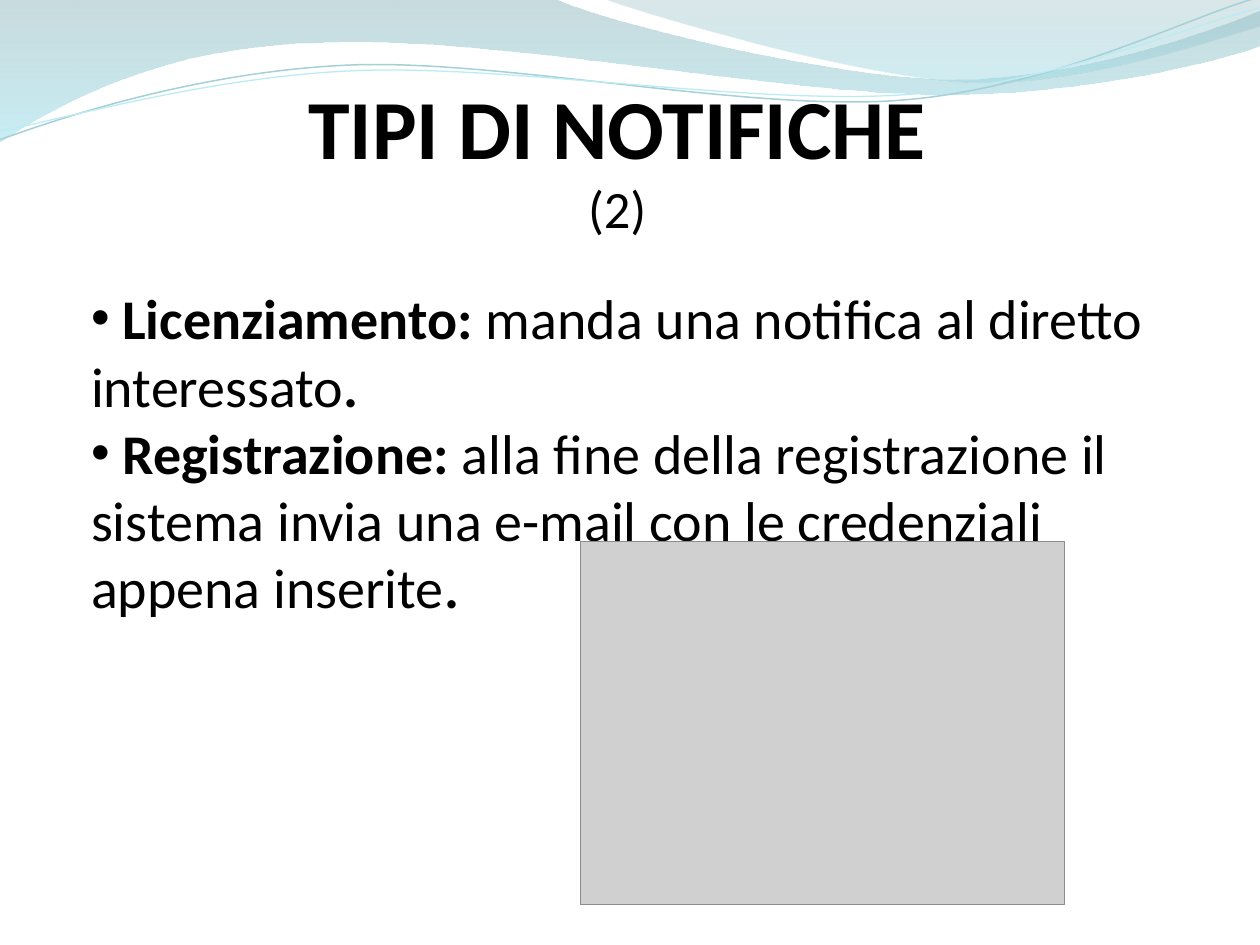
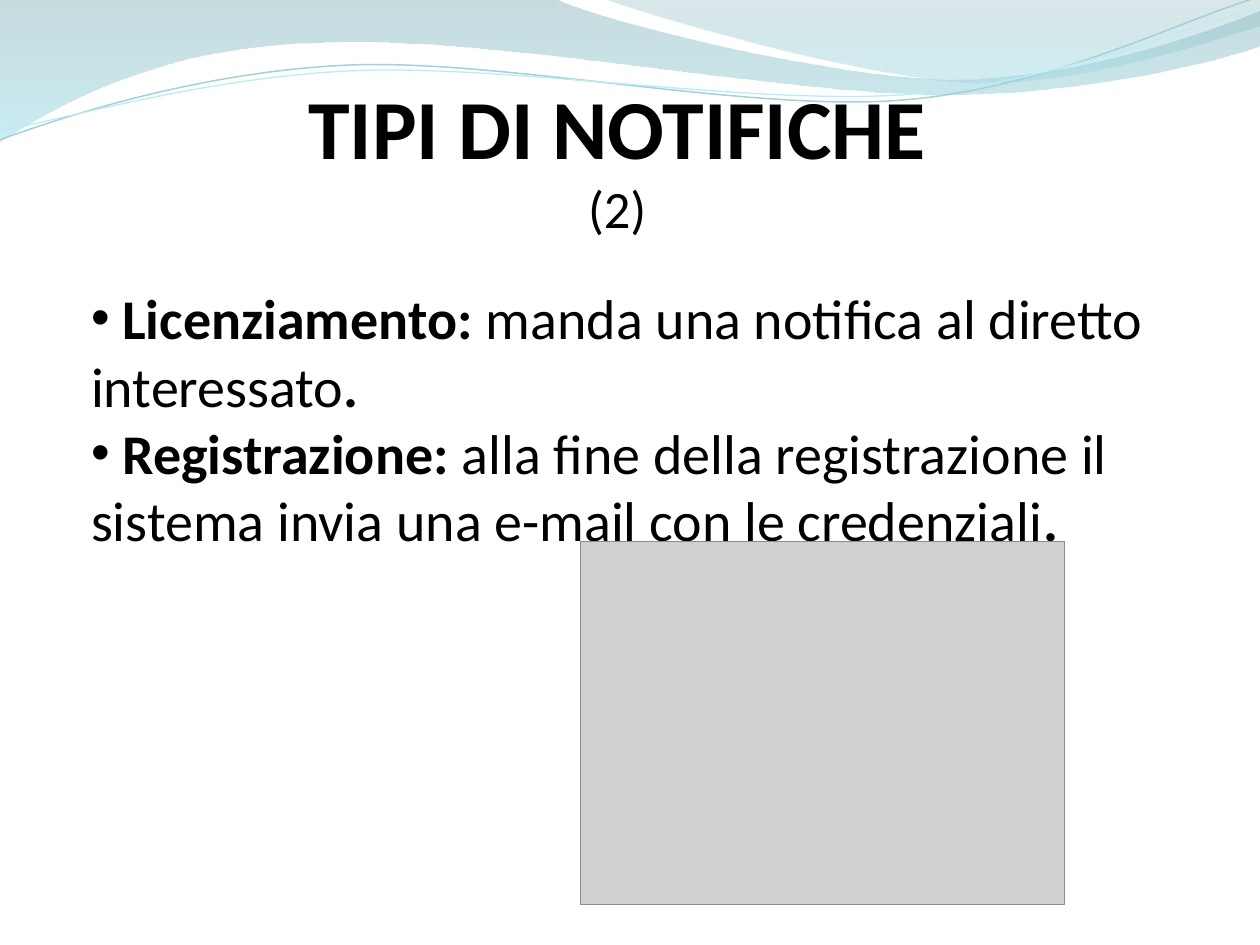
Before and after one commit to ammirate/at-silo, a slide deck: slide 86 of Presentazione/Atsilo1/[BOZZA] Atsilo_A_PresentazioneFinale copia.pptx. Drawn at 1260x945 pixels with LibreOffice and Linux fonts; fonts in the diff are those of the drawing; grey boxes stand for pictures. Boxes give left, top, right and bottom in pixels: in the first picture for what was removed or moved away, otherwise in the second. Text is boxed around its words. In the diff, an @@ line names an element or a change of style, - is before the commit and + after.

```diff
--- a/Presentazione/Atsilo1/[BOZZA] Atsilo_A_PresentazioneFinale copia.pptx
+++ b/Presentazione/Atsilo1/[BOZZA] Atsilo_A_PresentazioneFinale copia.pptx
@@ text at box(91, 434, 1107, 554): text changed @@
-• Registrazione: alla fine della registrazione il sistema invia una e-mail con le credenziali appena inserite.
+• Registrazione: alla fine della registrazione il sistema invia una e-mail con le credenziali.
```
Also in this commit, not shown: 6 other slides changed, 1 other file.
